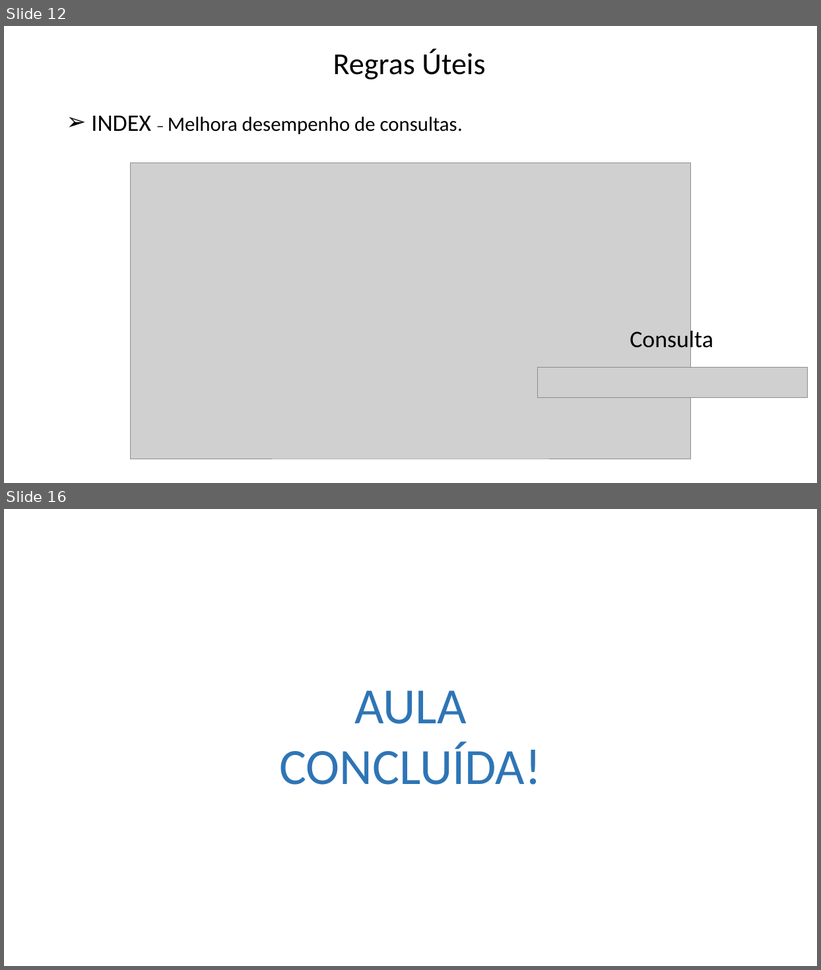
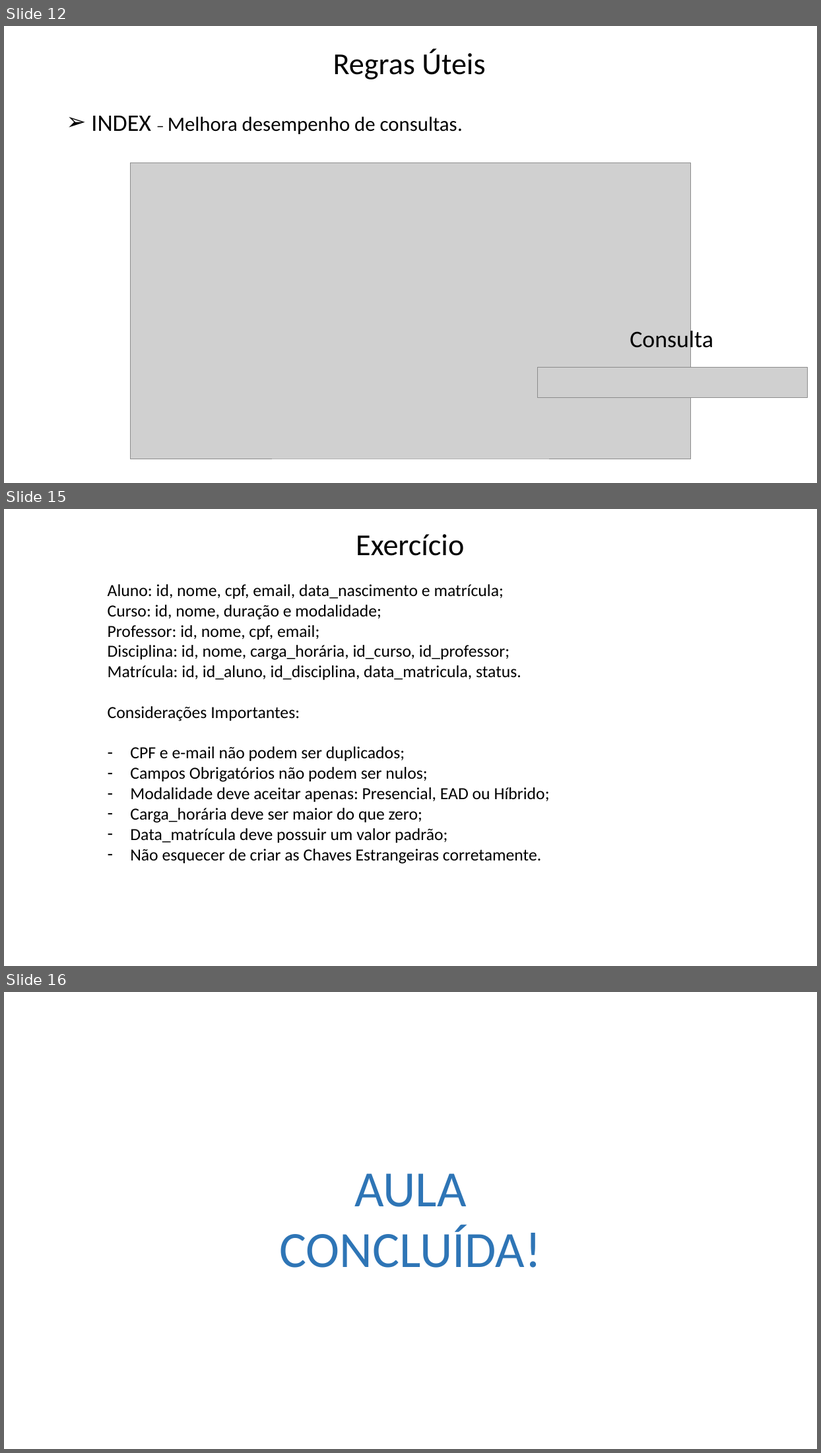
Before and after one commit to Felipe-Tagawa/C07-Monitoria, a slide deck: Aula 05/ComandosDDL.pptx. Shown one above the other, each under a label of ours: slides 12 and 16 before the commit, slides 12, 15 and 16 after it; the slides between them are not shown. The pictures are 821x970 and 821x1453 pixels, drawn with LibreOffice and Linux fonts; fonts in the diff are those of the drawing; grey boxes stand for pictures; background and template pictures are left out. Boxes give left, top, right and bottom in pixels: in the first picture for what was removed or moved away, otherwise in the second. Text is boxed around its words. In the diff, an @@ line names an element or a change of style, - is before the commit and + after.

Commit message:
feat: novos slides foram adicionados com novos exercícios

```diff
--- a/Aula 05/ComandosDDL.pptx
+++ b/Aula 05/ComandosDDL.pptx
@@ slide 15 added at bbox=[4, 509, 817, 966], background picture (left out) @@
@@ text added at bbox=[356, 534, 464, 556], 36 pt, text #000000 @@
+Exercício
@@ text added at bbox=[108, 584, 550, 864], 20 pt, text #000000 @@
+Aluno: id, nome, cpf, email, data_nascimento e matrícula;
+Curso: id, nome, duração e modalidade;
+Professor: id, nome, cpf, email;
+Disciplina: id, nome, carga_horária, id_curso, id_professor;
+Matrícula: id, id_aluno, id_disciplina, data_matricula, status.
+Considerações Importantes:
+– CPF e e-mail não podem ser duplicados;
+– Campos Obrigatórios não podem ser nulos;
+– Modalidade deve aceitar apenas: Presencial, EAD ou Híbrido;
+– Carga_horária deve ser maior do que zero;
+– Data_matrícula deve possuir um valor padrão;
+– Não esquecer de criar as Chaves Estrangeiras corretamente.
```
Also in this commit, not shown: 2 slides changed, 1 slide removed, 11 other files.
